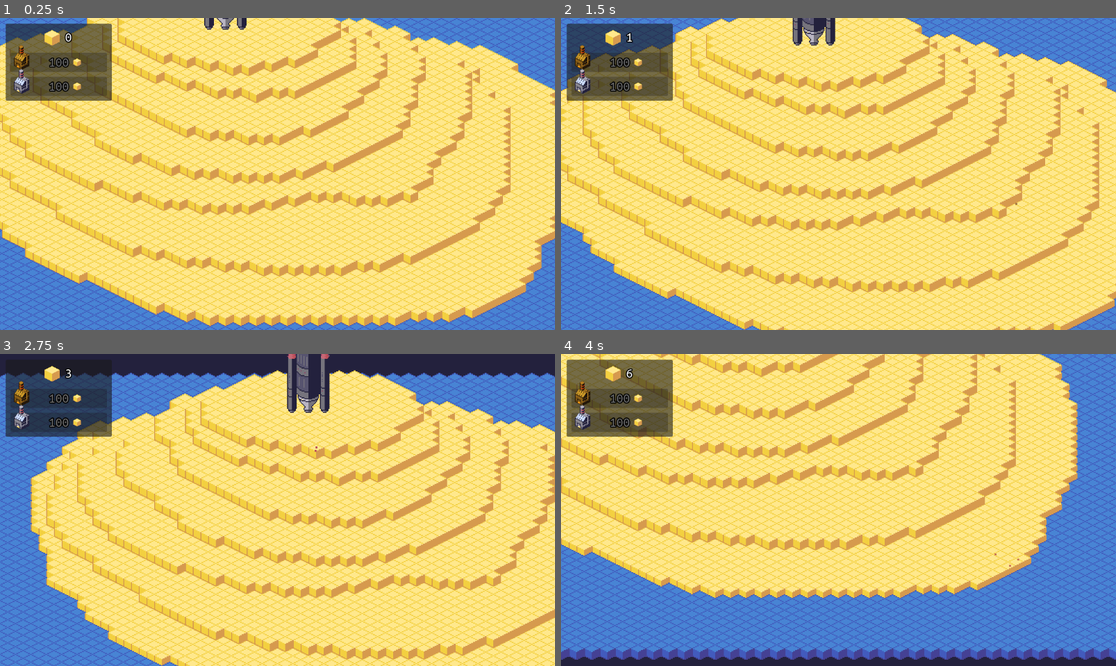
Above: before the commit, frames 1-4 (two rows, left to right).
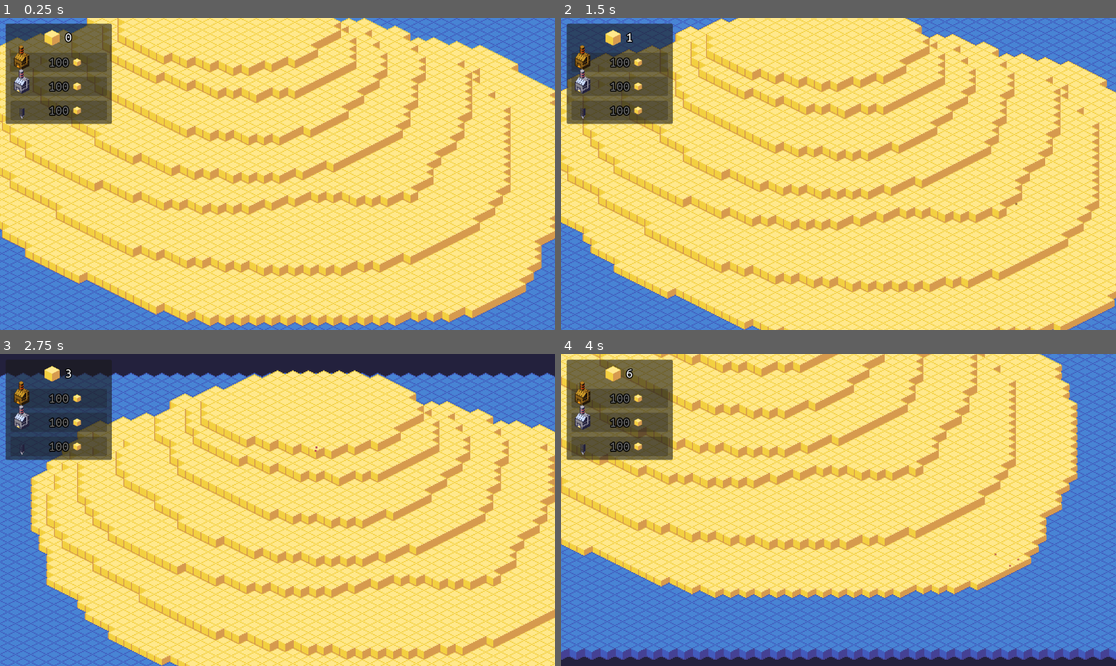
Above: after the commit, the same moments.

Repository: paul-maxime/rocket-of-sand
Game: Godot game, scene res://scenes/MainScene.tscn
Same seed, same stepped clock (60 frames per second), same inputs: the game is played once before the commit and once after it.
Inputs (mouse positions are in pixels of both pictures, inside the frame that each line leads up to):
- Up to frame 1 (0.25 s): no input
- Up to frame 2 (1.5 s): move the mouse to (960, 158) at 0.52 s; click (960, 158) at 0.67 s; drag from (727, 189) to (810, 236) at 1.27 s
- Up to frame 3 (2.75 s): move the mouse to (333, 441) at 2.02 s; click (333, 441) at 2.17 s
- Up to frame 4 (4 s): drag from (810, 572) to (672, 463) at 2.77 s; move the mouse to (1005, 556) at 3.52 s; click (1005, 556) at 3.67 s

The runs differ from the first frame. In frame 1, 1.6% of the frame differs, in the area x 1-45%, y 0-35%; in frame 2, 2.0%; in frame 3, 2.6%, in the area x 1-60%, y 0-35%; in frame 4, 1.4%.

Commit message:
Build the rocket at market prices

Diff:
--- a/scenes/InterfaceLayer.tscn
+++ b/scenes/InterfaceLayer.tscn
@@ -1,10 +1,11 @@
-[gd_scene load_steps=6 format=3 uid="uid://cmbonu0v146nc"]
+[gd_scene load_steps=7 format=3 uid="uid://cmbonu0v146nc"]
 
 [ext_resource type="Script" path="res://scripts/InterfaceManager.gd" id="1_1u74w"]
 [ext_resource type="Theme" uid="uid://dkipchea646ox" path="res://resources/DefaultTheme.tres" id="2_iwdsn"]
 [ext_resource type="Texture2D" uid="uid://dy7rxp7elc5ny" path="res://resources/sand-32.png" id="3_br2wc"]
 [ext_resource type="Texture2D" uid="uid://b7ns77m4ueyg8" path="res://resources/factory.png" id="4_6yk4b"]
 [ext_resource type="Texture2D" uid="uid://bxeq6n0odpdc6" path="res://resources/Tileset.png" id="5_yh5tu"]
+[ext_resource type="Texture2D" uid="uid://ds7dp2b62cs00" path="res://resources/rocket1.png" id="6_ypxny"]
 
 [node name="CanvasLayer" type="CanvasLayer"]
 script = ExtResource("1_1u74w")
@@ -13,7 +14,7 @@
 offset_left = 12.0
 offset_top = 12.0
 offset_right = 232.0
-offset_bottom = 172.0
+offset_bottom = 220.0
 
 [node name="CenterContainer" type="CenterContainer" parent="Panel"]
 layout_mode = 0
@@ -79,3 +80,27 @@
 centered = false
 region_enabled = true
 region_rect = Rect2(0, 0, 16, 16)
+
+[node name="BuyRocketButton" type="Button" parent="Panel"]
+offset_left = 10.0
+offset_top = 160.0
+offset_right = 210.0
+offset_bottom = 200.0
+focus_mode = 0
+theme = ExtResource("2_iwdsn")
+text = "100"
+icon_alignment = 2
+
+[node name="RocketIcon" type="Sprite2D" parent="Panel/BuyRocketButton"]
+position = Vector2(11, -14)
+scale = Vector2(0.4, 0.4)
+texture = ExtResource("6_ypxny")
+centered = false
+region_rect = Rect2(0, 0, 16, 16)
+
+[node name="SandIcon" type="Sprite2D" parent="Panel/BuyRocketButton"]
+position = Vector2(130, 12)
+texture = ExtResource("5_yh5tu")
+centered = false
+region_enabled = true
+region_rect = Rect2(0, 0, 16, 16)
--- a/scenes/MainScene.tscn
+++ b/scenes/MainScene.tscn
@@ -1,10 +1,16 @@
-[gd_scene load_steps=11 format=3 uid="uid://c4k4tq44nle8l"]
+[gd_scene load_steps=17 format=3 uid="uid://c4k4tq44nle8l"]
 
 [ext_resource type="PackedScene" uid="uid://twwxhanjo1e0" path="res://scenes/Island.tscn" id="1_1buq4"]
+[ext_resource type="Texture2D" uid="uid://ds7dp2b62cs00" path="res://resources/rocket1.png" id="3_npj2q"]
 [ext_resource type="PackedScene" uid="uid://83yyfufbq317" path="res://scenes/Building.tscn" id="4_7bn8d"]
+[ext_resource type="Texture2D" uid="uid://dpb7s505cd486" path="res://resources/rocket2.png" id="4_m8r0k"]
+[ext_resource type="Texture2D" uid="uid://bl6m0jtdacm5r" path="res://resources/rocket3.png" id="5_euwcr"]
 [ext_resource type="Script" path="res://scripts/GameManager.gd" id="5_sc47u"]
+[ext_resource type="Texture2D" uid="uid://cxmpo5ml2c11r" path="res://resources/rocket4.png" id="6_hfs1a"]
 [ext_resource type="Script" path="res://scripts/BuildingManager.gd" id="6_x8doe"]
+[ext_resource type="Texture2D" uid="uid://e46ubphxvra6" path="res://resources/rocket5.png" id="7_5urc3"]
 [ext_resource type="Script" path="res://scripts/EventManager.gd" id="7_66p1s"]
+[ext_resource type="Texture2D" uid="uid://dlgxb4o7pkbk" path="res://resources/rocket6.png" id="8_s342a"]
 [ext_resource type="Script" path="res://scripts/GatheringManager.gd" id="8_xk1pp"]
 [ext_resource type="PackedScene" uid="uid://cmbonu0v146nc" path="res://scenes/InterfaceLayer.tscn" id="9_vyb6q"]
 [ext_resource type="PackedScene" uid="uid://c5xo52vdjagjm" path="res://scenes/GatheringParticles.tscn" id="9_xv6p5"]
@@ -15,9 +21,11 @@
 
 [node name="Island" parent="." instance=ExtResource("1_1buq4")]
 
-[node name="GameManager" type="Node2D" parent="."]
+[node name="GameManager" type="Node2D" parent="." node_paths=PackedStringArray("rocket")]
 script = ExtResource("5_sc47u")
 time_by_layer = 10
+rocket = NodePath("../Rocket")
+rocket_states = Array[CompressedTexture2D]([ExtResource("3_npj2q"), ExtResource("4_m8r0k"), ExtResource("5_euwcr"), ExtResource("6_hfs1a"), ExtResource("7_5urc3"), ExtResource("8_s342a")])
 
 [node name="BuildingManager" type="Node2D" parent="GameManager"]
 script = ExtResource("6_x8doe")
@@ -35,9 +43,11 @@
 zoom = Vector2(2, 2)
 script = ExtResource("10_obdi1")
 
-[node name="Rocket" type="Sprite2D" parent="."]
+[node name="Rocket" type="Node2D" parent="."]
+position = Vector2(-64, -224)
+
+[node name="Sprite" type="Sprite2D" parent="Rocket"]
 z_index = 10
-position = Vector2(-64, -224)
 texture = ExtResource("11_nuyi2")
 
 [node name="CanvasLayer" parent="." instance=ExtResource("9_vyb6q")]
--- a/scripts/GameManager.gd
+++ b/scripts/GameManager.gd
@@ -1,9 +1,25 @@
 extends Node2D
 
 @export var time_by_layer = 30
+@export var rocket: Node2D
+@export var rocket_states: Array[CompressedTexture2D]
 
 var time = 0
+var death_layer = 0
+var rocket_progress = 0
+var rocket_price = 100
+
 @onready var water = $"../Island"
+@onready var gathering_manager = $'GatheringManager'
+@onready var interface_manager = $'/root/MainScene/CanvasLayer'
+
+func _ready():
+	$'/root/MainScene/CanvasLayer/Panel/BuyRocketButton'.pressed.connect(build_rocket)
+	rocket.get_child(0).texture = null
+	water.the_water_rises.connect(check_game_over)
+	for i in water.get_layers_count():
+		if (water.get_layer_name(i) == 'Game Over'):
+			death_layer = i
 
 func _process(deltaTime):
 	time += deltaTime;
@@ -11,3 +27,15 @@
 		time -= time_by_layer
 		water.increase_water_level()
 	water.update_water_offset(1 - time / time_by_layer)
+
+func build_rocket():
+	if (gathering_manager.current_sand >= rocket_price):
+		gathering_manager.add_sand(-rocket_price)
+		rocket_price *= 10
+		interface_manager.update_rocket_price(rocket_price, gathering_manager.current_sand)
+		rocket_progress = min(rocket_progress + 1, rocket_states.size())
+		rocket.get_child(0).texture = rocket_states[rocket_progress - 1]
+
+func check_game_over(water_level):
+	if (water_level == death_layer):
+		rocket.visible = false
--- a/scripts/InterfaceManager.gd
+++ b/scripts/InterfaceManager.gd
@@ -3,11 +3,22 @@
 @onready var sand_label: Label = $"Panel/CenterContainer/SandLabel"
 @onready var buy_drill_button: Button = $"Panel/BuyDrillButton"
 @onready var buy_factory_button: Button = $"Panel/BuyFactoryButton"
+@onready var buy_rocket_button: Button = $"Panel/BuyRocketButton"
+
+var drill_price = 100
+var factory_price = 100
+var rocket_price = 100
 
 func _ready():
 	update_sand(0)
 
 func update_sand(value: int):
 	sand_label.text = str(value)
-	buy_drill_button.disabled = value < 100
-	buy_factory_button.disabled = value < 100
+	buy_drill_button.disabled = value < drill_price
+	buy_factory_button.disabled = value < factory_price
+	buy_rocket_button.disabled = value < rocket_price
+
+func update_rocket_price(price, current_sand):
+	rocket_price = price
+	buy_rocket_button.text = str(rocket_price)
+	buy_rocket_button.disabled = current_sand < rocket_price
